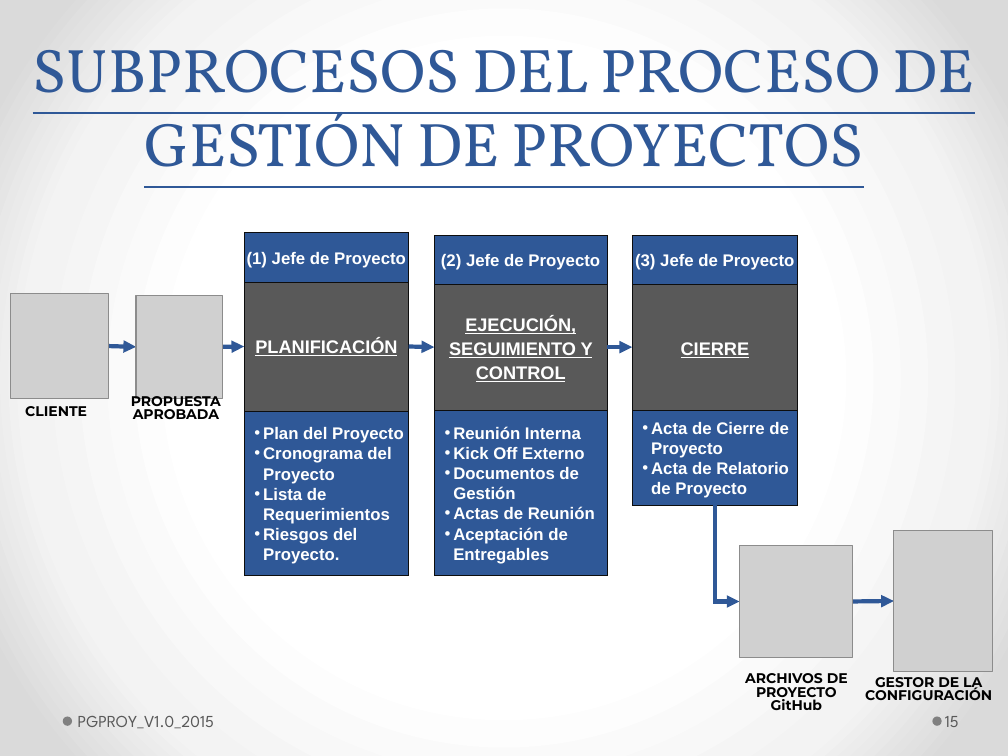
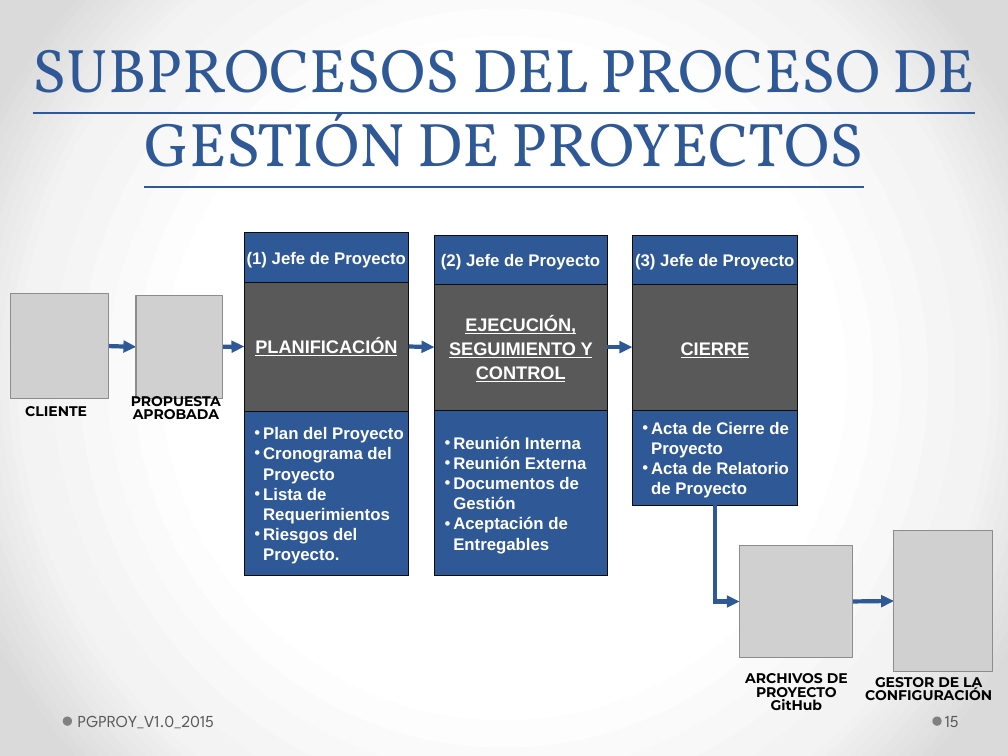
Before and after one commit to lowrider80/UTP-GPS-ALARM, a slide deck: slide 15 of Area_de_Proceso-_PP-PMC/PGPROY/PGPROY_V1.1_2015.pptx. Drawn at 1008x756 pixels with LibreOffice and Linux fonts; fonts in the diff are those of the drawing; grey boxes stand for pictures. Boxes give left, top, right and bottom in pixels: in the first picture for what was removed or moved away, otherwise in the second. Text is boxed around its words. In the diff, an @@ line names an element or a change of style, - is before the commit and + after.

Commit message:
Proceso Gestión de Proyecto

```diff
--- a/Area_de_Proceso-_PP-PMC/PGPROY/PGPROY_V1.1_2015.pptx
+++ b/Area_de_Proceso-_PP-PMC/PGPROY/PGPROY_V1.1_2015.pptx
@@ text in rectangle at <box>453,456,587,469</box>: text changed @@
-• Kick Off Externo
+• Reunión Externa
@@ text in rectangle at <box>453,506,595,519</box>: paragraph removed @@
-• Actas de Reunión
```
Also in this commit, not shown: 30 other slides changed.
